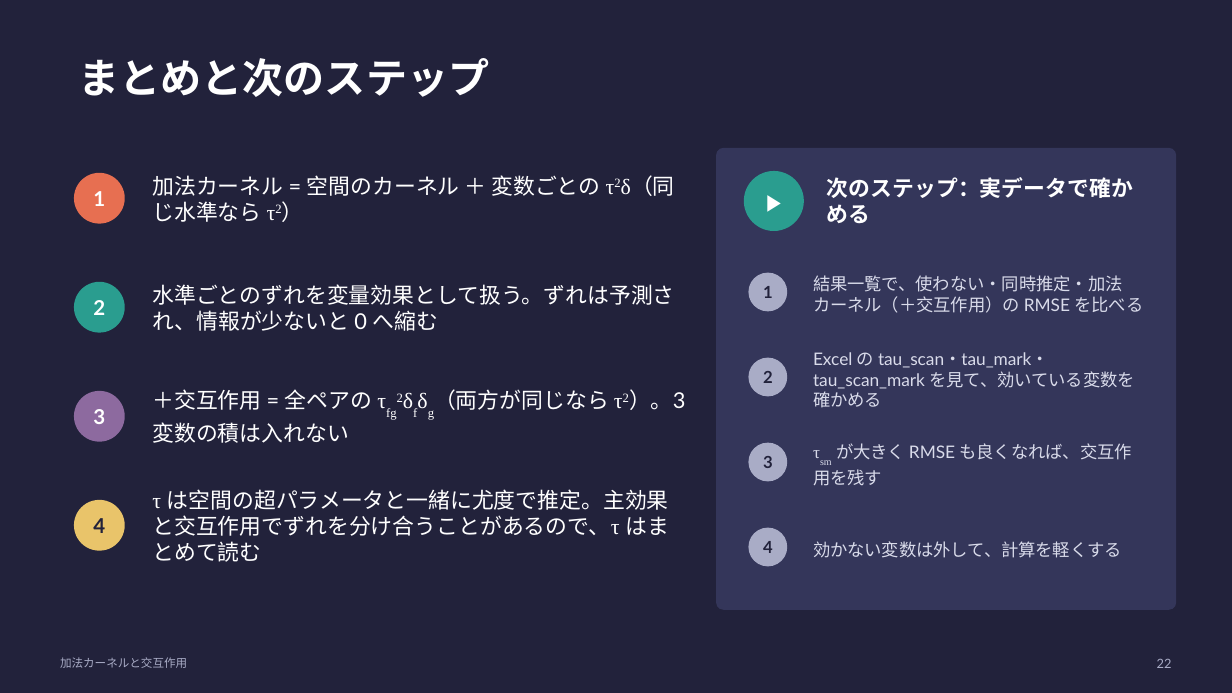
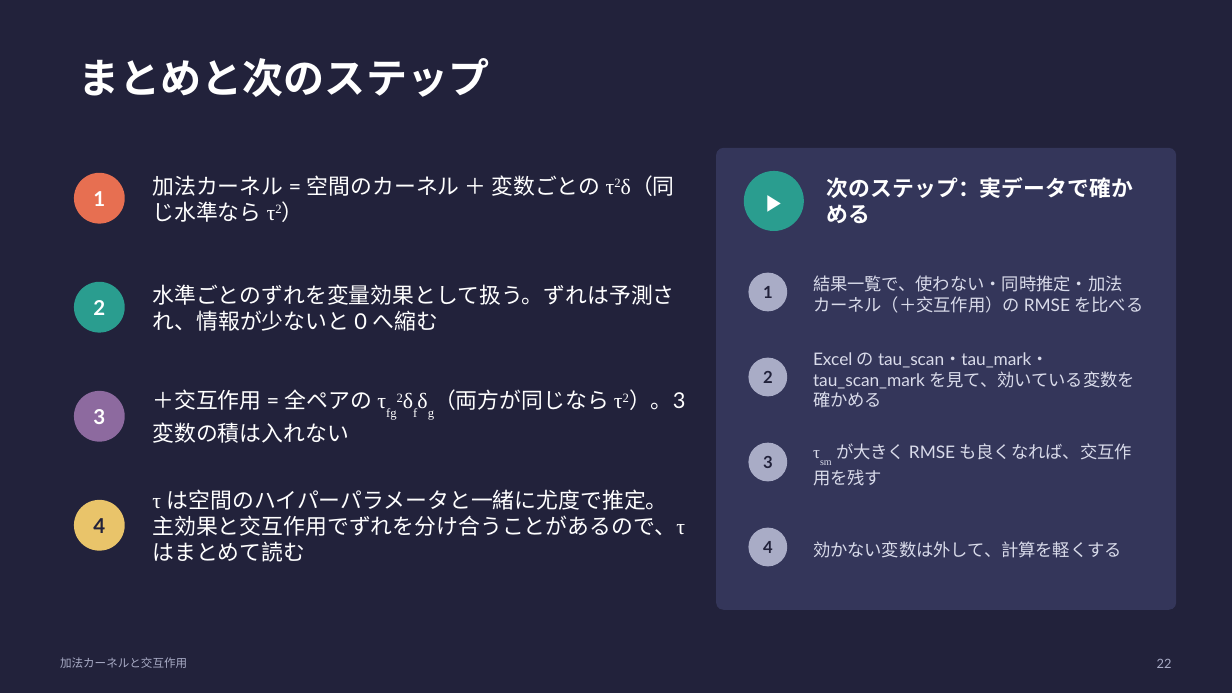
Before and after one commit to rsakamoto-0824/alignment-estimation-benchmark, a slide deck: slide 22 of matlab_app/docs/kernel_guide/加法カーネルと交互作用の解説.pptx. Drawn at 1232x693 pixels with LibreOffice and Linux fonts; fonts in the diff are those of the drawing. Boxes give left, top, right and bottom in pixels: in the first picture for what was removed or moved away, otherwise in the second. Text is boxed around its words. In the diff, an @@ line names an element or a change of style, - is before the commit and + after.

```diff
--- a/matlab_app/docs/kernel_guide/加法カーネルと交互作用の解説.pptx
+++ b/matlab_app/docs/kernel_guide/加法カーネルと交互作用の解説.pptx
@@ text at box(152, 489, 685, 562): text changed @@
-τ は空間の超パラメータと一緒に尤度で推定。主効果と交互作用でずれを分け合うことがあるので、τ はまとめて読む
+τ は空間のハイパーパラメータと一緒に尤度で推定。主効果と交互作用でずれを分け合うことがあるので、τ はまとめて読む
```
Also in this commit, not shown: 6 other slides changed, 31 other files.
